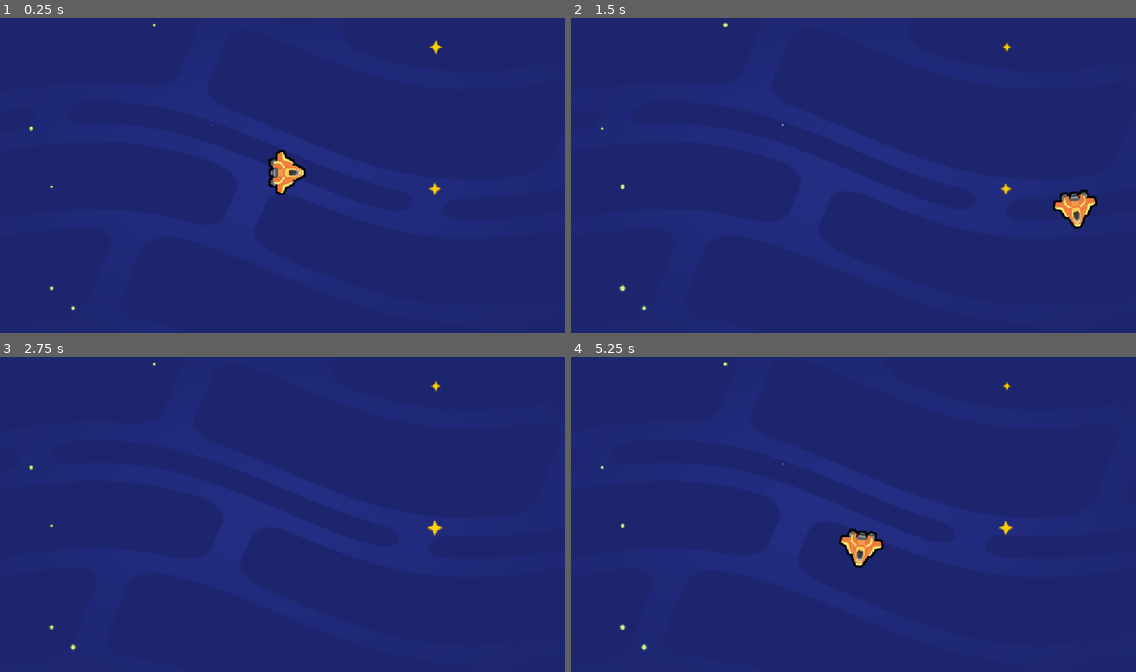
Above: before the commit, frames 1-4 (two rows, left to right).
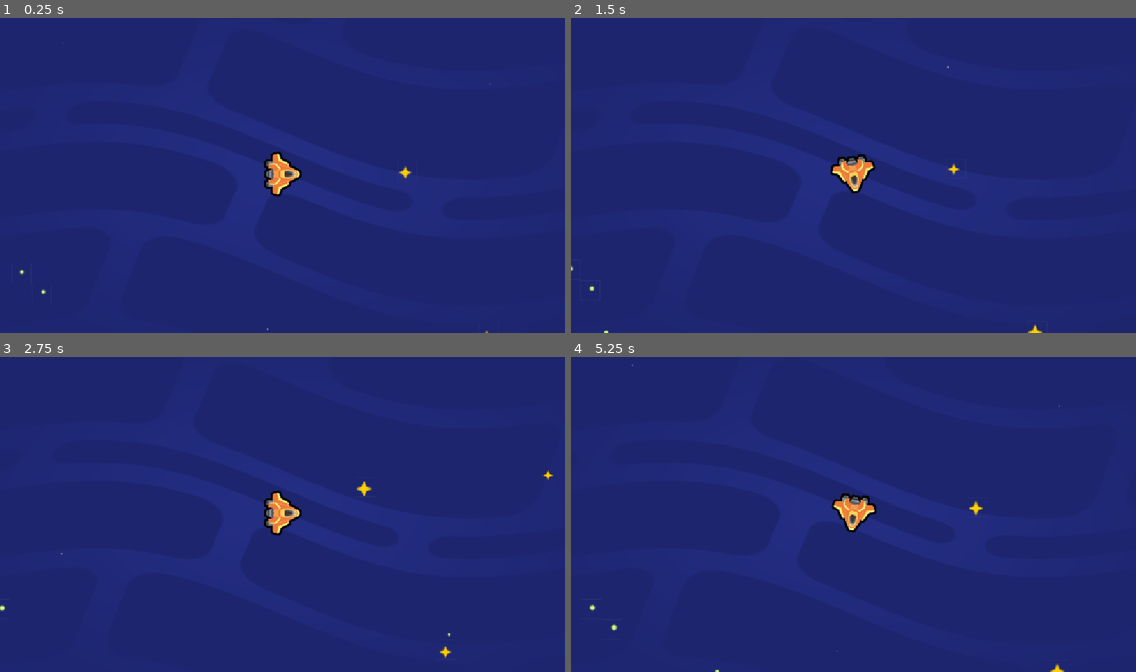
Above: after the commit, the same moments.

Repository: Strolz/godot-foundations
Game: Godot game, scene res://scenes/space_level.tscn
Same seed, same stepped clock (60 frames per second), same inputs: the game is played once before the commit and once after it. The project has no main scene, so this scene is started directly.
Inputs:
- Up to frame 1 (0.25 s): no input
- Up to frame 2 (1.5 s): tap Enter at 0.5 s; hold D (move_right) 0.53-1.28 s; hold S (move_down) from 1.28 s (still down)
- Up to frame 3 (2.75 s): release S (move_down) at 2.03 s; hold D (move_right) from 2.03 s (still down)
- Up to frame 4 (5.25 s): release D (move_right) at 2.78 s; hold W (move_up) 2.78-3.53 s; hold A (move_left) 3.53-5.03 s; hold S (move_down) from 5.03 s (still down)

The runs differ from the first frame. In frame 1, 0.8% of the frame differs, in the area x 3-87%, y 1-100%; in frame 2, 1.4%; in frame 3, 0.9%; in frame 4, 1.5%, in the area x 3-88%, y 1-100%.

Commit message:
feat: implement player camera tracking

Diff:
--- a/space-beyond/scenes/ship.tscn
+++ b/space-beyond/scenes/ship.tscn
@@ -7,3 +7,5 @@
 position = Vector2(532, 293)
 texture = ExtResource("1_q631a")
 script = ExtResource("2_2gnfn")
+
+[node name="Camera2D" type="Camera2D" parent="." unique_id=1802572032]
